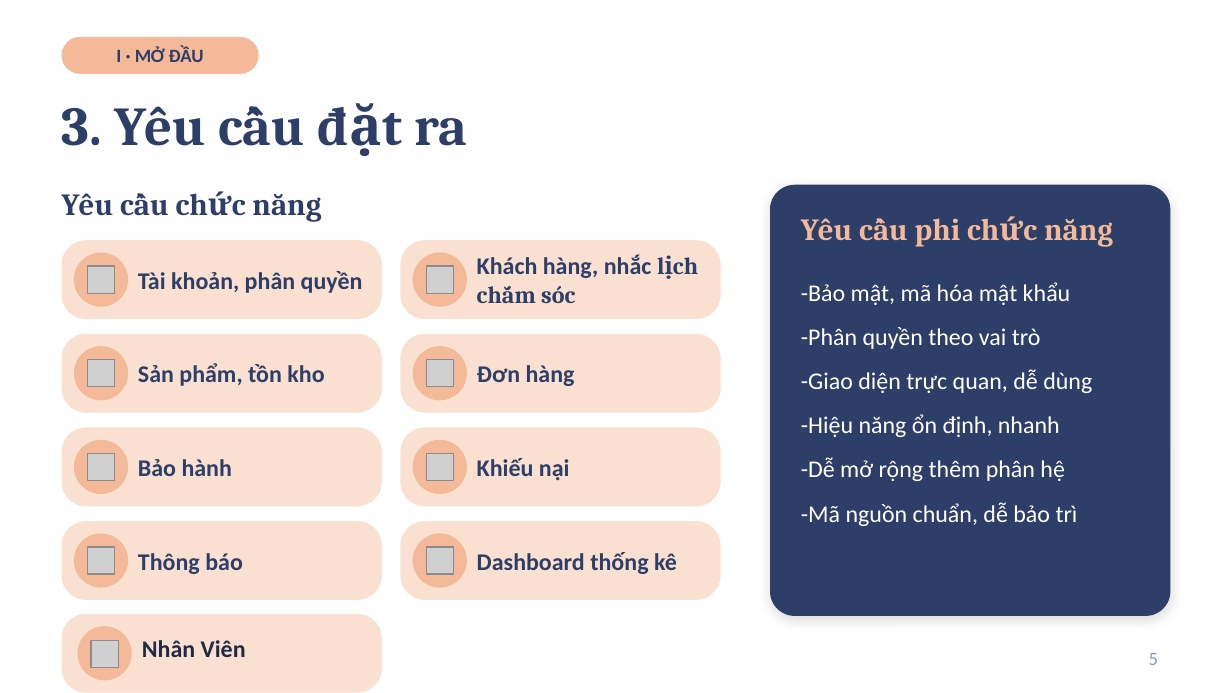
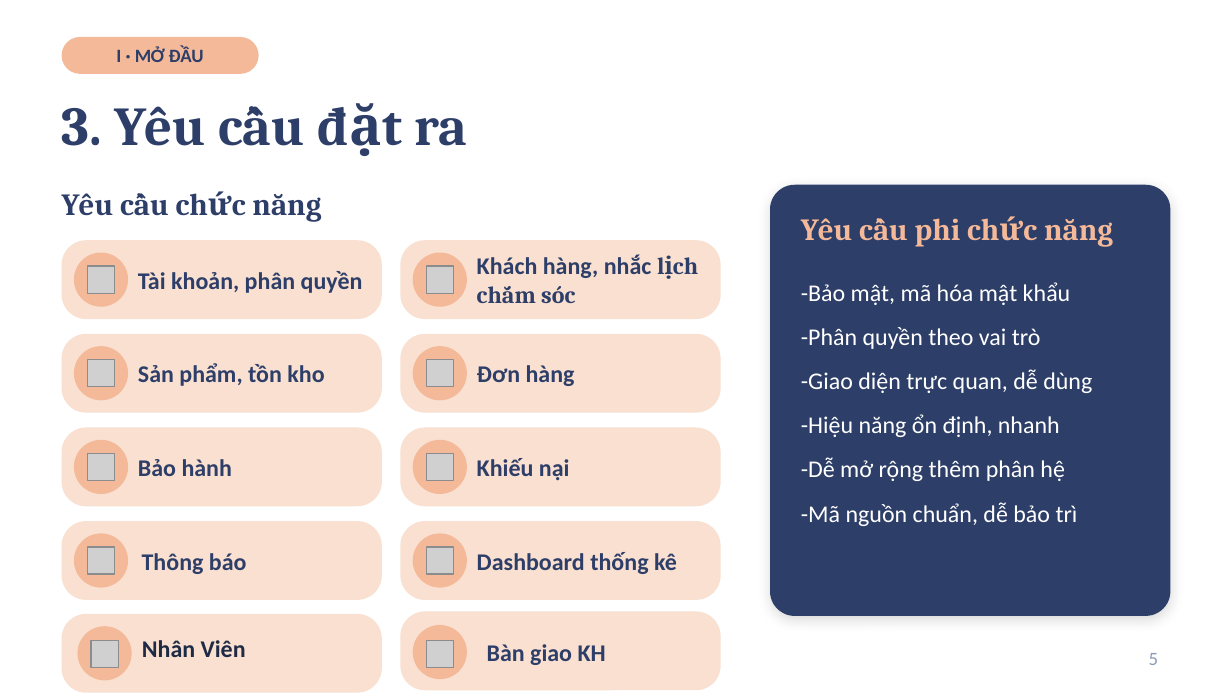
Before and after one commit to tqlong1003/SPS-System, a slide deck: slide 5 of Slide_Khoa_Luan.pptx. Drawn at 1232x693 pixels with LibreOffice and Linux fonts; fonts in the diff are those of the drawing; grey boxes stand for pictures. Boxes give left, top, right and bottom in pixels: in the first picture for what was removed or moved away, otherwise in the second. Text is boxed around its words. In the diff, an @@ line names an element or a change of style, - is before the commit and + after.

```diff
--- a/Slide_Khoa_Luan.pptx
+++ b/Slide_Khoa_Luan.pptx
@@ text "Thông báo": place and size @@
-text "Thông báo" at box(138, 553, 243, 574)
+text "Thông báo" at box(142, 553, 247, 574)
@@ rounded rectangle added at box(400, 611, 721, 690), fill #F9E0D0 @@
@@ ellipse added at box(413, 625, 467, 679), fill #F4B999 @@
@@ picture added at box(426, 641, 453, 668) @@
@@ text added at box(487, 644, 606, 665), 14 pt, text #2D3E68, bold @@
+Bàn giao KH
```
Also in this commit, not shown: 14 other slides changed, 20 other files.
